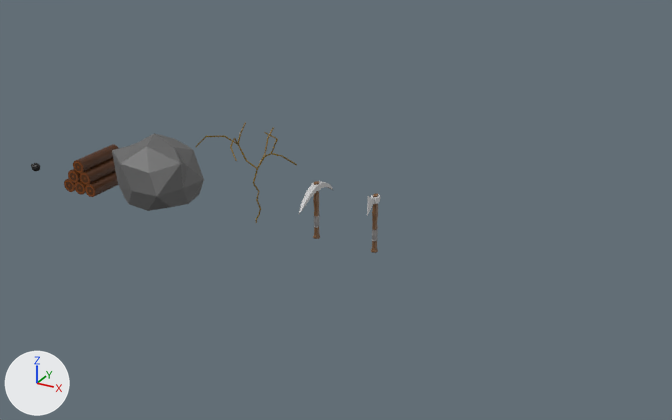
A saved change to the Blender file Models.blend.
Rendered twice from a camera (50 mm lens) standing at (565.0, -477.0, 261.0) and looking at (298.0, 8.0, 19.0). Lighting does not change. The marker at lower left points along +X, +Y and +Z.
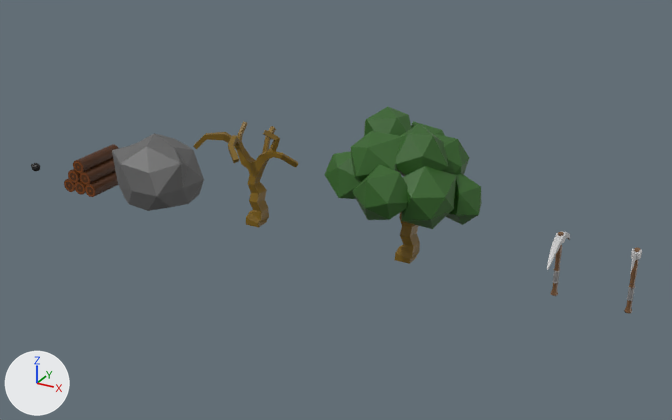
Commit message: Added tree with leafs

Edits to the bpy script that builds the scene:
```text
Add mat_leafs:
    mat_leafs = principled_material('Leafs')
    mat_leafs.base_color = (0.0302, 0.124, 0.0161)  # dark green #316322
Change me_cube:
    used by ob_cube; location = (241.2, 0.0, 0.0); scale = (1.35, 1.35, 1.35)
    remove me_cube.from_pydata(...)  # 27 vertices, 0 faces, 26 loose edges; spans x -29.6..21.3, y -18.1..18.1, z 0.0..49.5
    add me_cube.from_pydata(...)  # 294 vertices, 295 faces, 1 loose edge; spans x -30.7..22.6, y -19.7..18.7, z 0.0..50.9
    me_cube part 1: 27 vertices removed from x -29.6..21.3, y -18.1..18.1, z 0.0..49.5; 294 vertices added at x -30.7..22.6, y -19.7..18.7, z 0.0..50.9
Add me_cube_002:
    me_cube_002.from_pydata(...)  # 402 vertices, 475 faces, 1 loose edge; spans x -38.1..33.1, y -32.6..35.0, z 0.0..65.9
    # faces by material slot: [295, 180]
    me_cube_002.materials.append(mat_twistedtree)  # dark yellow #785b04
    me_cube_002.materials.append(mat_leafs)  # dark green #316322
Change ob_cube_001:
    ob_cube_001.location: (330.3, 0.0, 36.0) -> (488.6, 0.0, 36.0)
Change ob_cube_003:
    ob_cube_003.location: (288.2, 0.0, 36.0) -> (446.5, 0.0, 36.0)
Add ob_cube_002:
    ob_cube_002 = bpy.data.objects.new('Cube.002', me_cube_002)
    ob_cube_002.location = (352.0, 0.0, 0.0)
    ob_cube_002.scale = (1.35, 1.35, 1.35)
```

Where the change shows, as pixel boxes (x1, y1, x2, y2) in the pictures (672 x 420 px):
'Cube.002', added (green)
    after: (324, 107, 482, 264)
    faces in mat_leafs (dark green #316322): (324, 107, 482, 229)
    faces in mat_twistedtree (dark yellow #785b04): (395, 212, 420, 264)
'Cube', reshaped
    before: (195, 122, 297, 223)
    after: (193, 121, 298, 228)
'Cube.003', moved
    before: (299, 181, 333, 239)
    after: (547, 231, 570, 296)
'Cube.001', moved
    before: (367, 193, 380, 253)
    after: (624, 248, 642, 314)
part 1 of me_cube, built on
    after: (193, 121, 298, 228)
